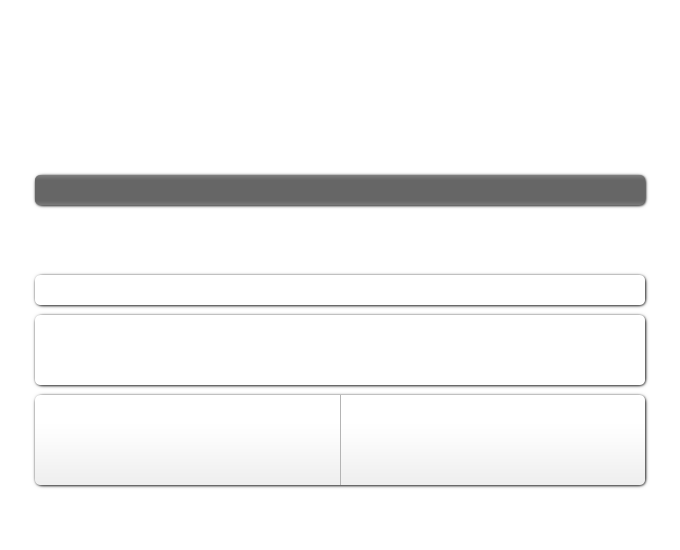
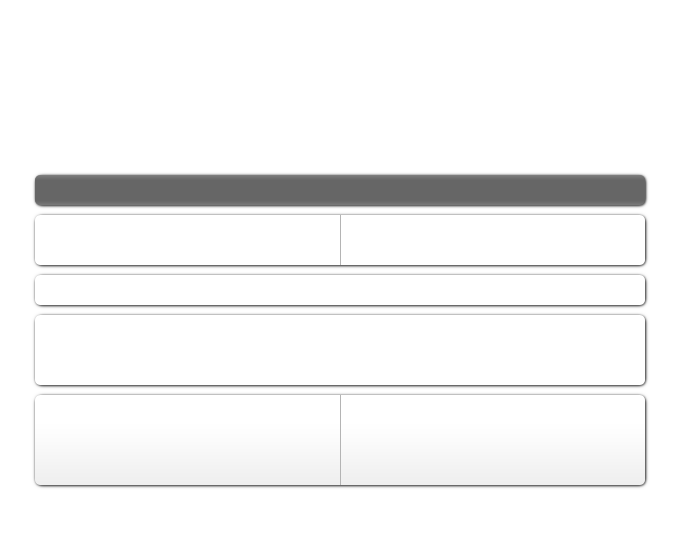
Layered file, before and after one edit (680x550). Changes by layer:
painted on "stroke" over bbox(340, 215, 341, 265)
renamed "header widget" to "boxes", painted on it over bbox(35, 215, 645, 269)
